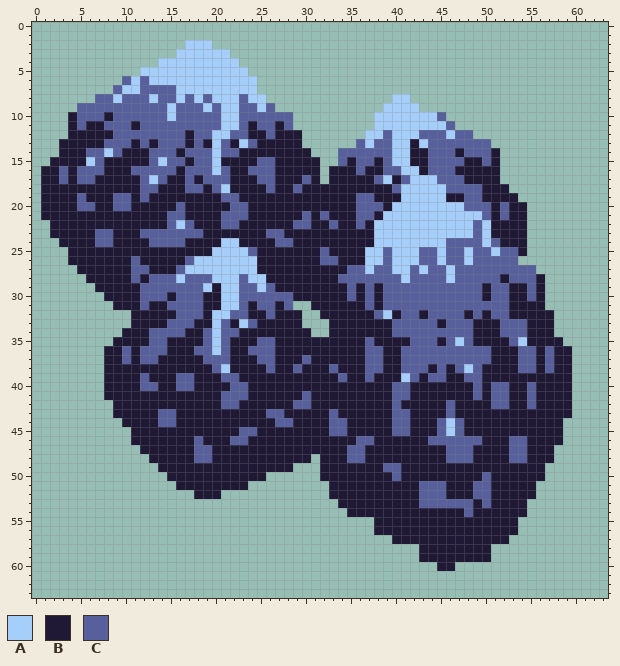
Two states of a pixel-art sprite, assets/_data/image/tile_mountains.png. That is the earlier state.
The file is 64x64 pixels.
Palette (. is transparent): A #a6cefb  B #1f1935  C #57609c
After:
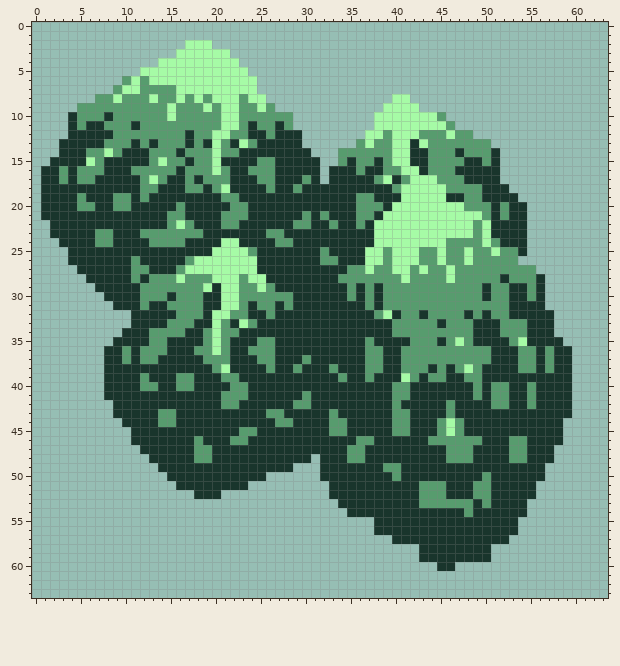
What changed:
Colour A changes from #a6cefb to #a6fba6.
Colour B changes from #1f1935 to #19352c.
Colour C changes from #57609c to #579c6e.
There is now colour B in row 31 at x 29 to 30; in row 32 at x 30 to 31; in row 33 at x 30 to 32; in row 34 at x 31 to 32.
